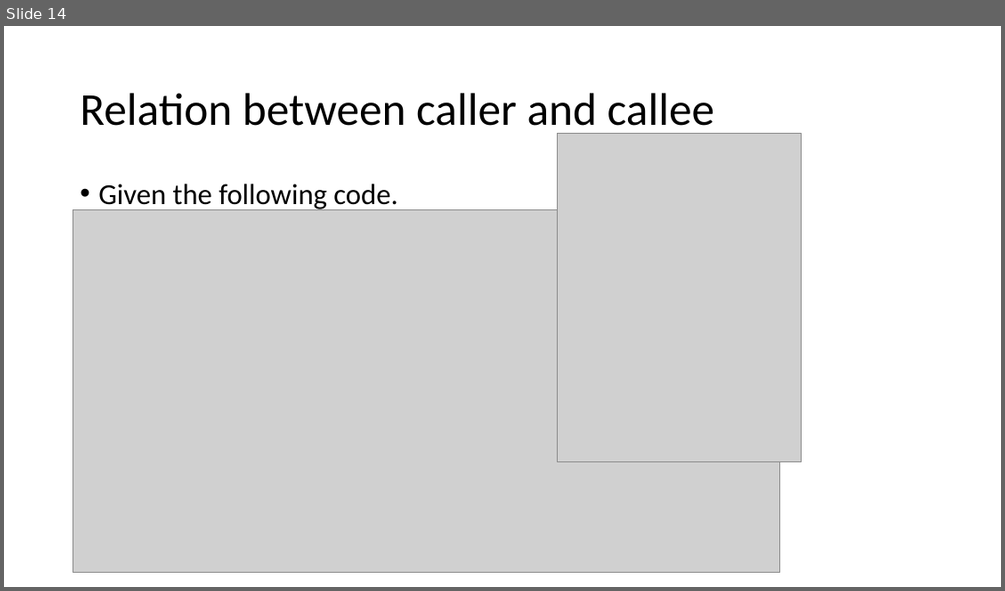
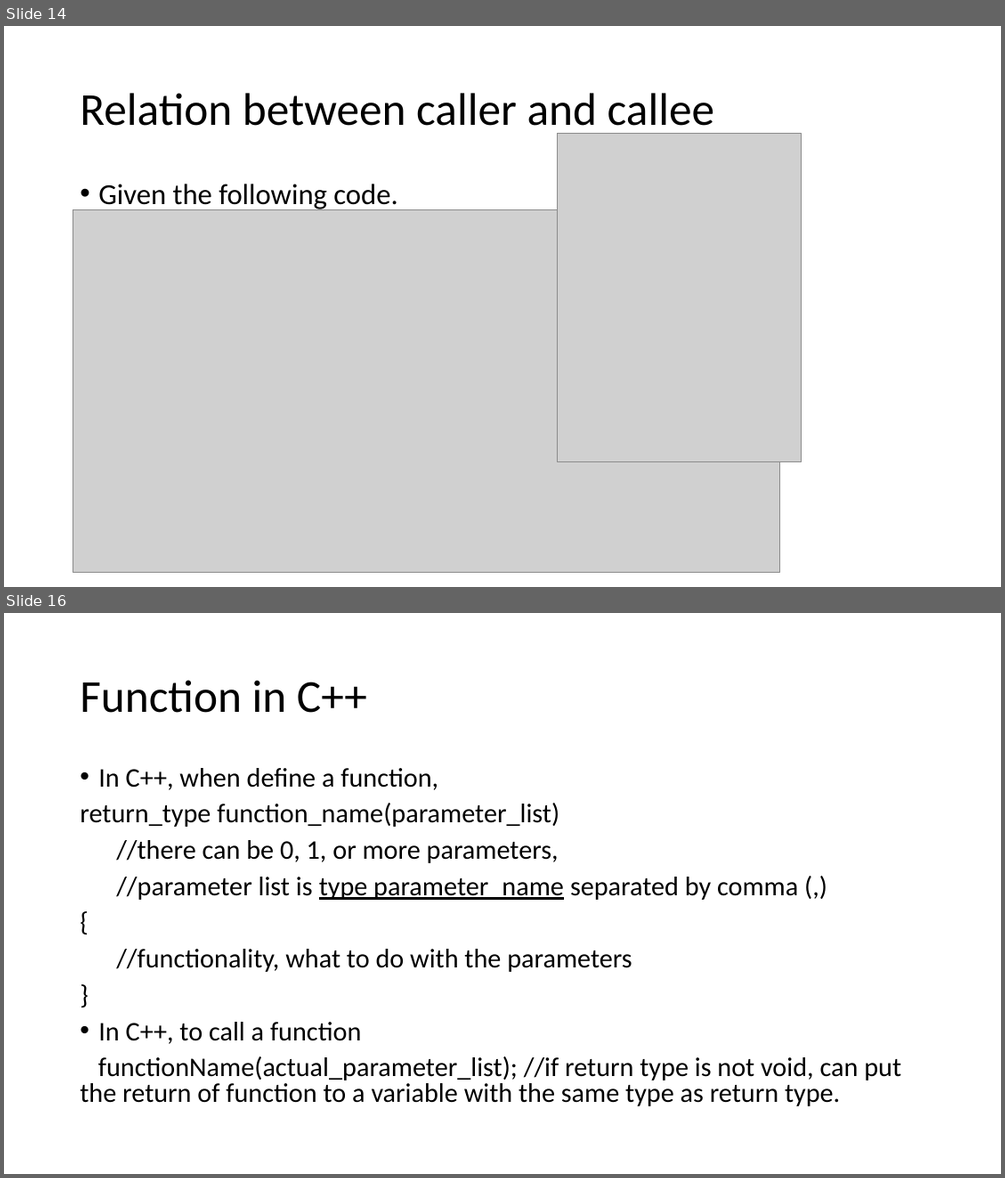
Before and after one commit to tong-yee/tong-yee.github.io, a slide deck: 135/slides/ch05/call_method.pptx. Shown one above the other, each under a label of ours: slide 14 before the commit, slides 14 and 16 after it; the slides between them are not shown. The pictures are 1005x591 and 1005x1178 pixels, drawn with LibreOffice and Linux fonts; fonts in the diff are those of the drawing; grey boxes stand for pictures. Boxes give left, top, right and bottom in pixels: in the first picture for what was removed or moved away, otherwise in the second. Text is boxed around its words. In the diff, an @@ line names an element or a change of style, - is before the commit and + after.

```diff
--- a/135/slides/ch05/call_method.pptx
+++ b/135/slides/ch05/call_method.pptx
@@ slide 16 added at (x1=4, y1=613, x2=1001, y2=1174), background #FFFFFF @@
@@ title added at (x1=80, y1=680, x2=367, y2=713), 44 pt, text #000000 @@
+Function in C++
@@ text added at (x1=80, y1=768, x2=901, y2=1106), 25.9 pt, text #000000 @@
+• In C++, when define a function,
+return_type function_name(parameter_list)
+//there can be 0, 1, or more parameters,
+//parameter list is type parameter_name separated by comma (,)
+{
+//functionality, what to do with the parameters
+}
+• In C++, to call a function
+functionName(actual_parameter_list); //if return type is not void, can put the return of function to a variable with the same type as return type.
```
Also in this commit, not shown: 1 other slide added, 42 other files.
